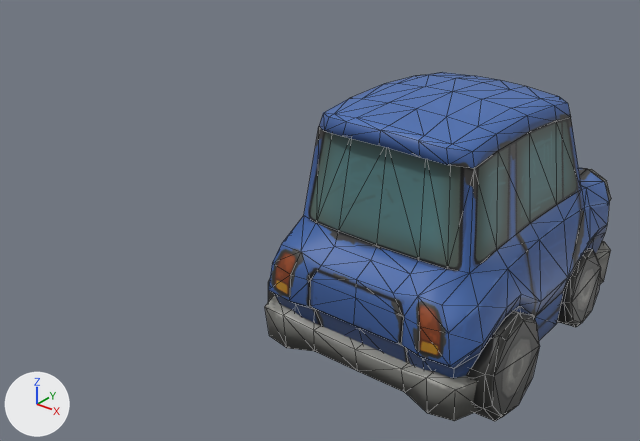
The glTF model MagnetMechs/Cargo/Cars.glb as it was, and as the next commit left it.
Rendered twice from a 50 mm lens placed at (3.12, -5.52, 2.97), pointed at (-1.29, -0.01, -0.45). The lights are fixed; the arrows at lower left show +X, +Y and +Z. Mesh edges are drawn as thin lines. Objects named as collision shapes, trigger or cutter boxes, shadow casters or lower levels of detail are left out.

Names of what the first picture shows: 'Car_A'.
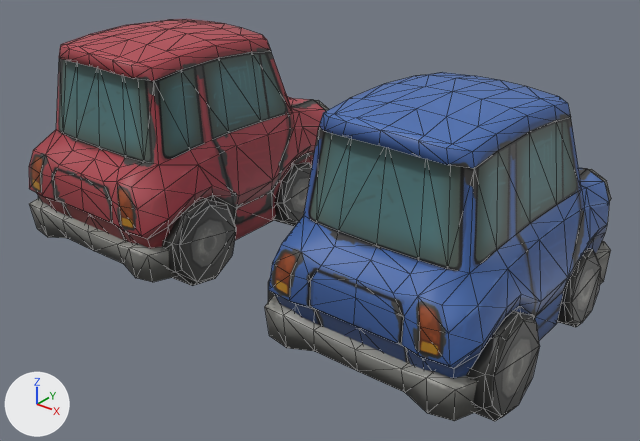
The change, as a diff of the scene's bpy script:
```diff
--- a/MagnetMechs/Cargo/Cars.glb.py
+++ b/MagnetMechs/Cargo/Cars.glb.py
@@ me_cube_001 @@
+me_cube_001.from_pydata(...)  # 465 vertices, 872 faces; spans x -1.02..1.02, y -1.28..1.48, z -1.04..1.01
+me_cube_001.materials.append(mat_cars)  # picture img_cars
@@ ob_car_b @@
+ob_car_b = bpy.data.objects.new('Car_B', me_cube_001)
+ob_car_b.location = (-3.0, 0.0, 0.0)
```

Where the change shows, as pixel boxes [x1, y1, x2, y2] in the pictures (640 x 441 px):
'Car_B', added: after [29, 19, 329, 286]
